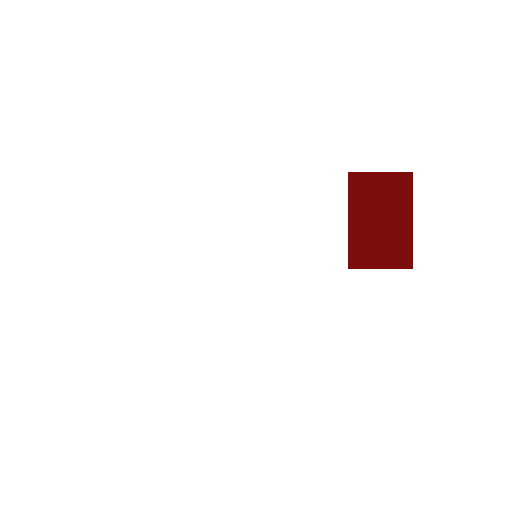
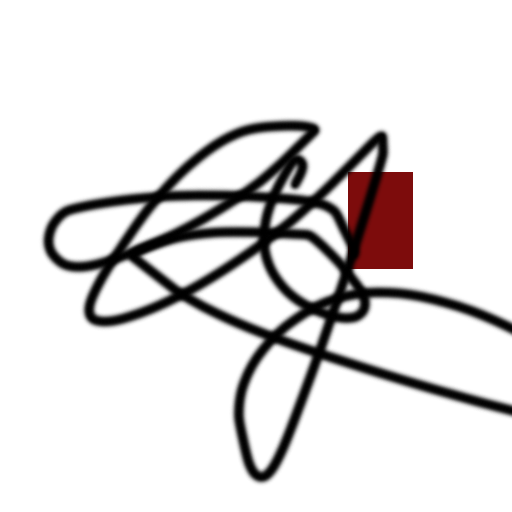
Layers edited between the first and the second 512×512 image:
painted on "Rectangle 2" over [39,116,512,486]
